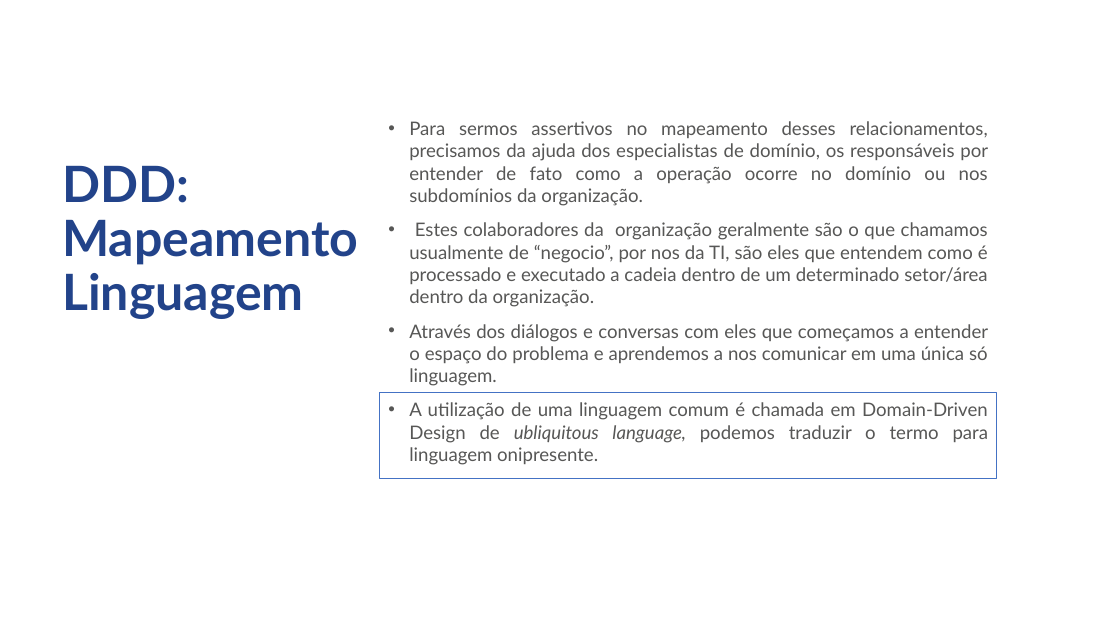
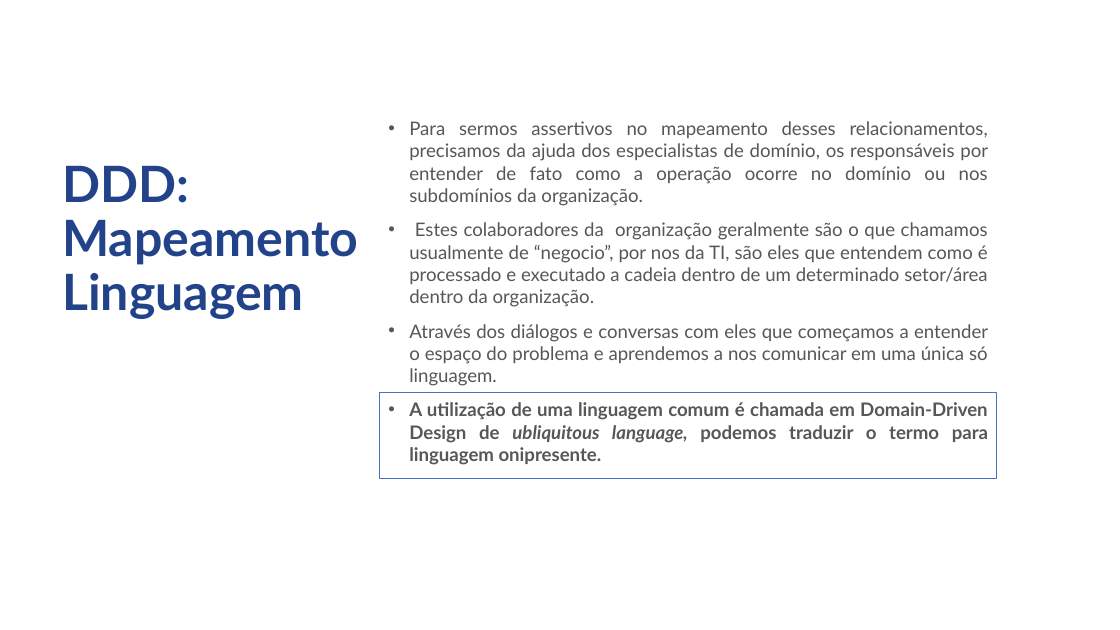
Before and after one commit to jcmdsbr/five-workshop-real-apps, a slide deck: slide 12 of docs/treinamento-estagiarios-five.pptx. Drawn at 1120x630 pixels with LibreOffice and Linux fonts; fonts in the diff are those of the drawing; background and template pictures are left out. Boxes give left, top, right and bottom in pixels: in the first picture for what was removed or moved away, otherwise in the second. Text is boxed around its words. In the diff, an @@ line names an element or a change of style, - is before the commit and + after.

```diff
--- a/docs/treinamento-estagiarios-five.pptx
+++ b/docs/treinamento-estagiarios-five.pptx
@@ text at <box>409,402,988,465</box>: bold on in "A utilização de uma linguagem comum é ..." @@
```
Also in this commit, not shown: 1 other slide changed, 1 slide added, 1 slide removed.
